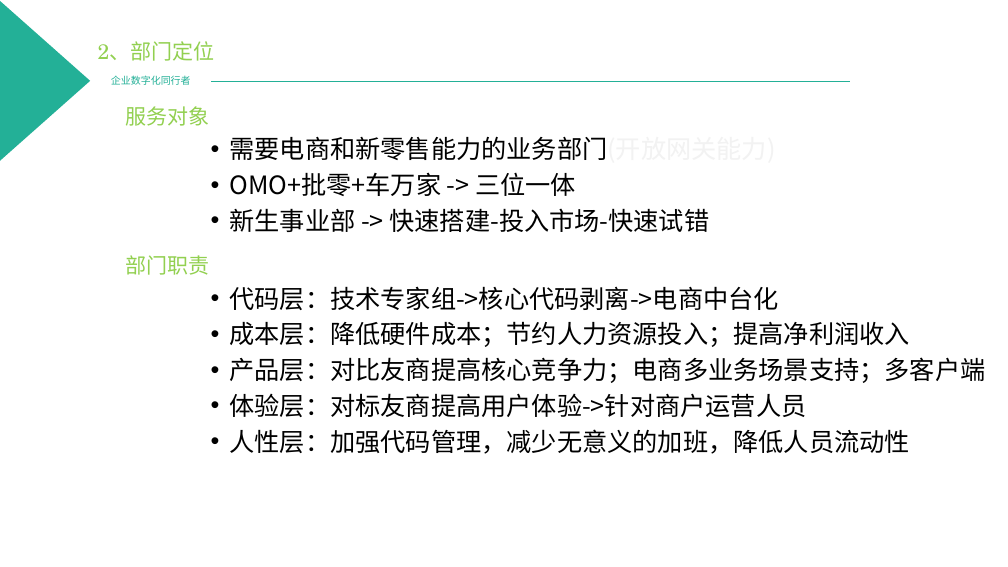
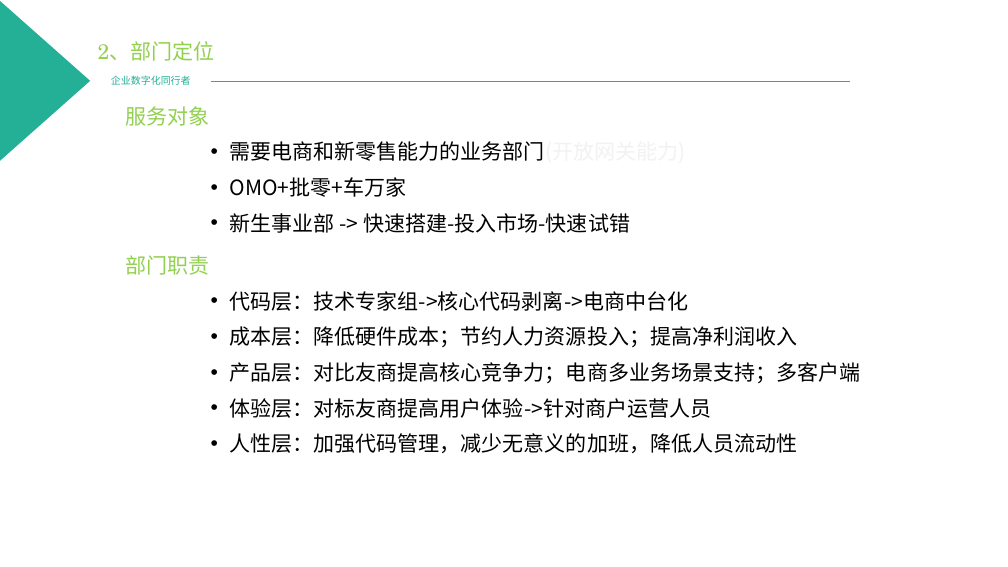
Before and after one commit to PowerYangcl/company-docment, a slide deck: slide 3 of 中企动力/2019年电商中台发展规划 - 杨成琳.pptx. Drawn at 1008x567 pixels with LibreOffice and Linux fonts; fonts in the diff are those of the drawing; background and template pictures are left out. Boxes give left, top, right and bottom in pixels: in the first picture for what was removed or moved away, otherwise in the second. Text is boxed around its words. In the diff, an @@ line names an element or a change of style, - is before the commit and + after.

```diff
--- a/中企动力/2019年电商中台发展规划 - 杨成琳.pptx
+++ b/中企动力/2019年电商中台发展规划 - 杨成琳.pptx
@@ text at (x1=229, y1=141, x2=685, y2=233): size 24 to 20 pt in "需要电商和新零售能力的业务部门(开放网关能力)", "新生事业部 -> 快速搭建-投入市场-快速试错" @@
@@ text at (x1=229, y1=177, x2=406, y2=197): text changed; size 24 to 20 pt @@
-• OMO+批零+车万家 -> 三位一体
+• OMO+批零+车万家
@@ text "代码层：技术专家组->核心代码剥离->电商中台化" at (x1=229, y1=291, x2=860, y2=453): size 24 to 20 pt @@
```
Also in this commit, not shown: 5 other slides changed, 1 slide added, 1 slide removed.
